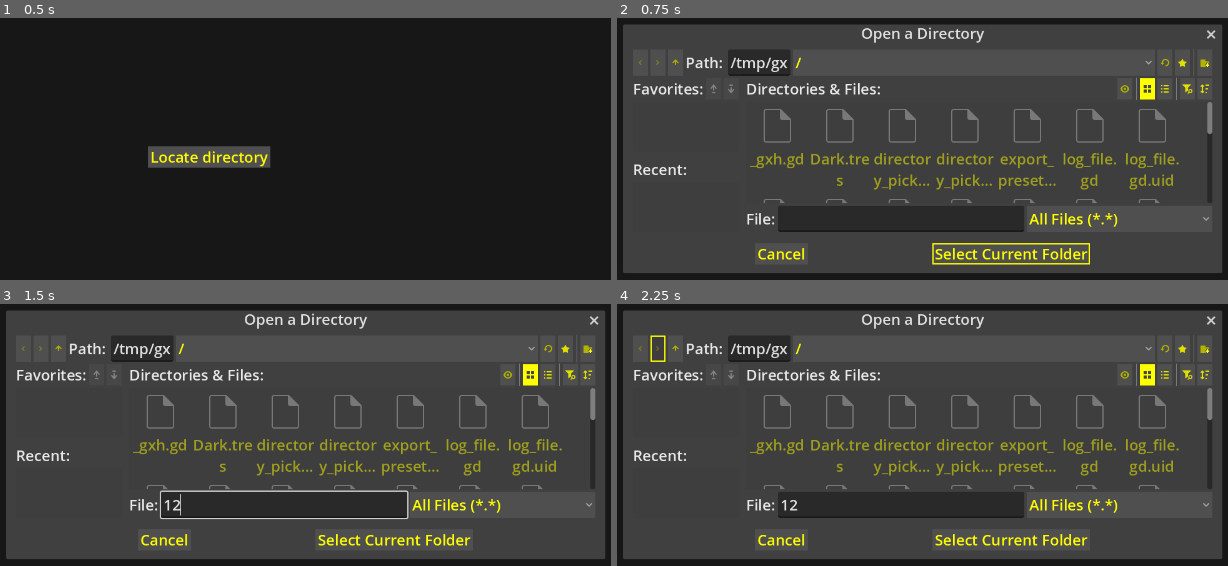
Above: before the commit, frames 1-4 (two rows, left to right).
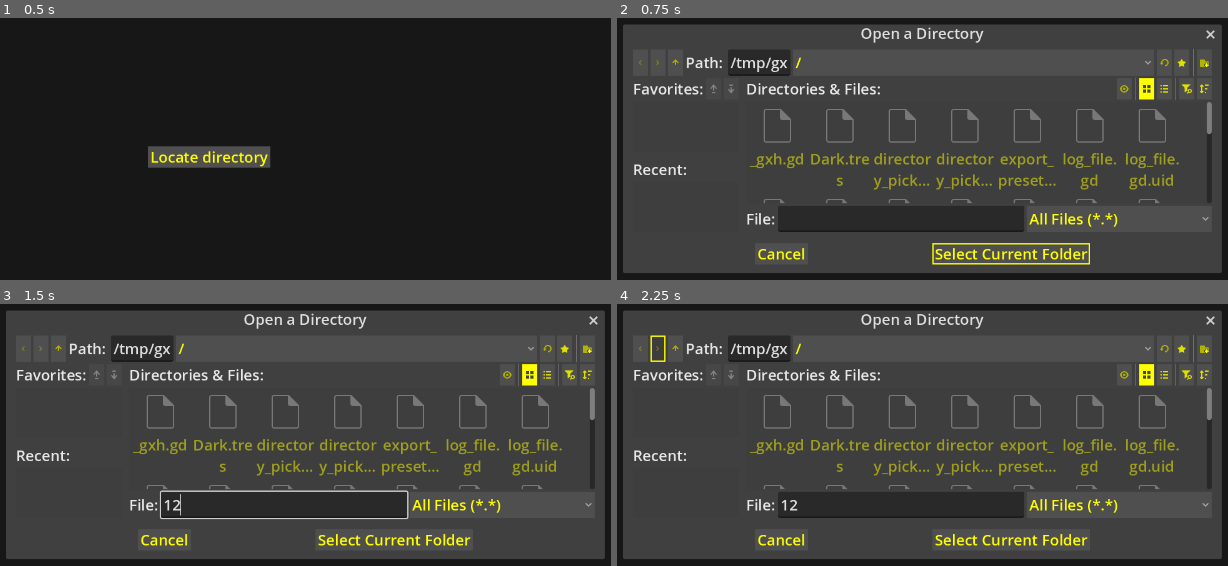
Above: after the commit, the same moments.

Repository: l1chorpe/cyberpunk-log-viewer
Game: Godot game, scene res://MainWindow.tscn
Two runs of this game, one before a commit and one after it. Both use one fixed random seed, a clock stepped at 60 frames per second and the inputs below.
Inputs (mouse positions are in pixels of both pictures, inside the frame that each line leads up to):
- Up to frame 1 (0.5 s): no input
- Up to frame 2 (0.75 s): click "Locate directory" at 0.5 s
- Up to frame 3 (1.5 s): click (287, 505) at 1.27 s; type "12" at 1.35 s
- Up to frame 4 (2.25 s): click (659, 348) at 2 s

Frame 1 is identical in both runs. In frame 2, 0.6% of the frame differs, in the area x 39-99%, y 3-78%; in frame 3, 0.6%; in frame 4, 0.6%.

Commit message:
feat: added "copy to clipboard" feature when using the context menu

Diff:
--- a/log_file_list.gd
+++ b/log_file_list.gd
@@ -61,9 +61,10 @@
     # This is fine because only one element can be selected
     return _log_files[get_selected_items()[0]]
 
-func _item_clicked(_index: int, at_position: Vector2, mouse_button_index: int) -> void:
+func _item_clicked(index: int, at_position: Vector2, mouse_button_index: int) -> void:
     if mouse_button_index == MOUSE_BUTTON_RIGHT:
-        # Make the context menu appear
+        # Make the context menu appear and give it the targeted log file
+        $RightClickMenu.set_target_log_file(_log_files[index])
         $RightClickMenu.set_position(at_position)
         $RightClickMenu.position_changed.emit()
         $RightClickMenu.show()
--- a/right_click_menu.gd
+++ b/right_click_menu.gd
@@ -1,12 +1,30 @@
 extends Control
 
 signal position_changed()
+
+var _target_log_file: LogFile
 
 
 func _ready() -> void:
     position_changed.connect(_position_changed)
 
+    $VBoxContainer/CopyFolderPathButton.pressed.connect(_copy_folder_path_button_pressed)
+    $VBoxContainer/CopyFilePathButton.pressed.connect(_copy_file_path_button_pressed)
+
 func _position_changed():
     # Somehow, without this, the root element doesn't scale up with the buttons
     var new_size: Vector2i = $VBoxContainer/CopyFolderPathButton.size
     set_size(Vector2(new_size.x * 1.05, new_size.y * 2.4))
+
+func _copy_folder_path_button_pressed() -> void:
+    # Copy to clipboard and hide
+    DisplayServer.clipboard_set(_target_log_file.directory)
+    hide()
+
+func _copy_file_path_button_pressed() -> void:
+    # Copy to clipboard and hide
+    DisplayServer.clipboard_set(_target_log_file.full_path)
+    hide()
+
+func set_target_log_file(log_file: LogFile) -> void:
+    _target_log_file = log_file
